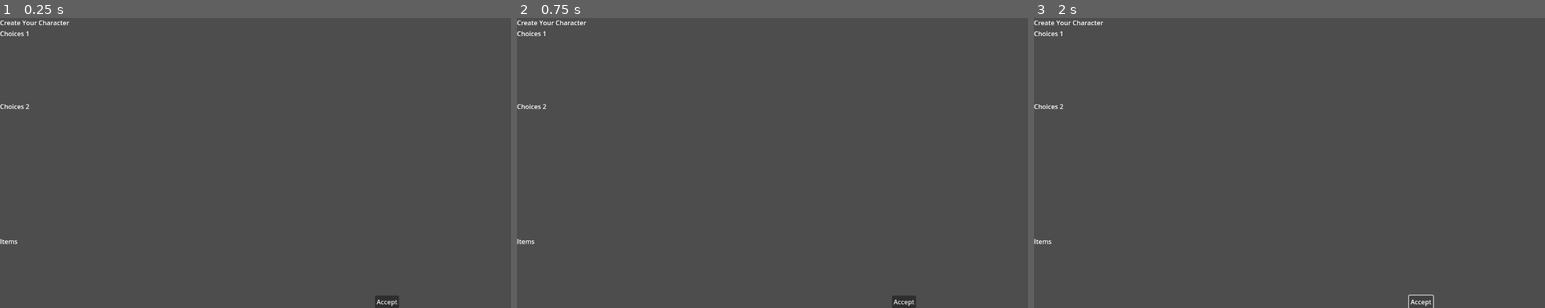
Above: before the commit, frames 1-3 (left to right).
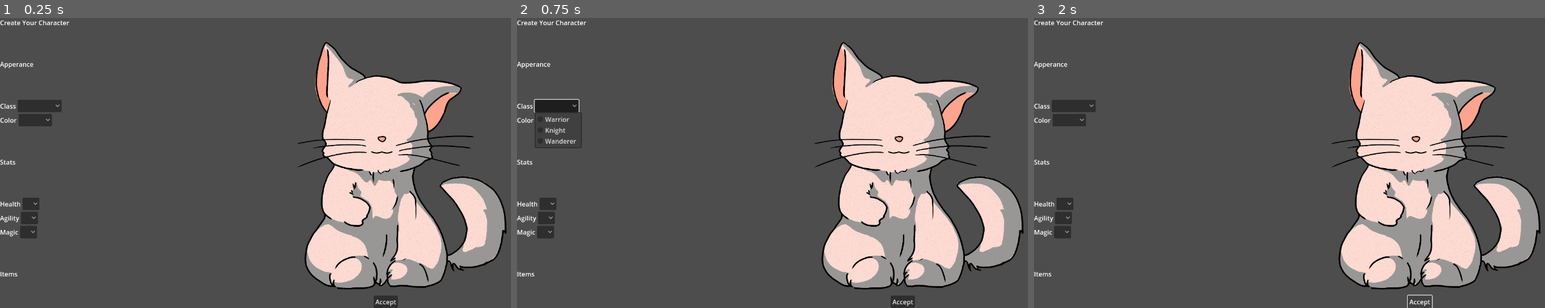
Above: after the commit, the same moments.

Repository: CommonParrot/MiniJam-Cat-Selection-Adventure
Game: Godot game, scene res://Screens/character_selection_screen.tscn
Two runs of this game, one before a commit and one after it. Both use one fixed random seed, a clock stepped at 60 frames per second and the inputs below. The project has no main scene, so this scene is started directly.
Inputs (mouse positions are in pixels of both pictures, inside the frame that each line leads up to):
- Up to frame 1 (0.25 s): no input
- Up to frame 2 (0.75 s): click (557, 105) at 0.52 s
- Up to frame 3 (2 s): click "Accept" at 1.25 s

The runs differ from the first frame. In frame 1, 21% of the frame differs, in the area x 0-100%, y 4-100%; in frame 2, 21%; in frame 3, 21%.

Commit message:
UI changes

Diff:
--- /dev/null
+++ b/Screens/OptionName.gd
@@ -0,0 +1,14 @@
+extends OptionButton
+
+# Called when the node enters the scene tree for the first time.
+func _ready():
+	pass # Replace with function body.
+
+
+# Called every frame. 'delta' is the elapsed time since the previous frame.
+func _process(delta):
+	pass
+
+
+func _on_item_selected(index):
+	pass # Replace with function body.
--- a/Screens/character_selection_screen.tscn
+++ b/Screens/character_selection_screen.tscn
@@ -1,30 +1,26 @@
 [gd_scene load_steps=3 format=3 uid="uid://youox4cuc70m"]
 
-[ext_resource type="PackedScene" uid="uid://dpprlvlqvbstu" path="res://Screens/Statlist.tscn" id="1_hfvfn"]
-[ext_resource type="PackedScene" uid="uid://c874qj1urrdtj" path="res://Screens/Cat.tscn" id="2_e2hk4"]
+[ext_resource type="Script" path="res://Screens/OptionName.gd" id="1_d0j74"]
+[ext_resource type="Texture2D" uid="uid://5v5eg7cjj6np" path="res://images/White_Cat.png" id="1_rqi7e"]
 
-[node name="characte_creation" type="Control"]
-layout_mode = 3
-anchors_preset = 15
-anchor_right = 1.0
-anchor_bottom = 1.0
-grow_horizontal = 2
-grow_vertical = 2
-size_flags_horizontal = 3
-size_flags_vertical = 3
-
-[node name="VBoxContainer" type="VBoxContainer" parent="."]
-layout_mode = 1
+[node name="Character creation" type="MarginContainer"]
 anchors_preset = 15
 anchor_right = 1.0
 anchor_bottom = 1.0
 grow_horizontal = 2
 grow_vertical = 2
 
+[node name="VBoxContainer" type="VBoxContainer" parent="."]
+layout_mode = 2
+alignment = 1
+
 [node name="Character Select Title" type="Label" parent="VBoxContainer"]
 layout_mode = 2
 size_flags_vertical = 1
 text = "Create Your Character"
+
+[node name="MarginContainer" type="MarginContainer" parent="VBoxContainer"]
+layout_mode = 2
 
 [node name="HBoxContainer" type="HBoxContainer" parent="VBoxContainer"]
 layout_mode = 2
@@ -34,37 +30,135 @@
 layout_mode = 2
 size_flags_horizontal = 3
 
+[node name="Apperance" type="Label" parent="VBoxContainer/HBoxContainer/left"]
+layout_mode = 2
+size_flags_vertical = 6
+text = "Apperance
+"
+
 [node name="Class" type="HBoxContainer" parent="VBoxContainer/HBoxContainer/left"]
 layout_mode = 2
 
 [node name="label_Class" type="Label" parent="VBoxContainer/HBoxContainer/left/Class"]
 layout_mode = 2
 size_flags_vertical = 6
-text = "Choices 1"
+text = "Class"
 horizontal_alignment = 1
 
-[node name="statlist_Class" parent="VBoxContainer/HBoxContainer/left/Class" instance=ExtResource("1_hfvfn")]
+[node name="OptionButton" type="OptionButton" parent="VBoxContainer/HBoxContainer/left/Class"]
+layout_mode = 2
+item_count = 3
+popup/item_0/text = "Warrior"
+popup/item_0/id = 0
+popup/item_1/text = "Knight"
+popup/item_1/id = 1
+popup/item_2/text = "Wanderer"
+popup/item_2/id = 2
+
+[node name="Color" type="HBoxContainer" parent="VBoxContainer/HBoxContainer/left"]
 layout_mode = 2
 
-[node name="Label2" type="Label" parent="VBoxContainer/HBoxContainer/left"]
+[node name="label_Class" type="Label" parent="VBoxContainer/HBoxContainer/left/Color"]
 layout_mode = 2
 size_flags_vertical = 6
-text = "Choices 2"
+text = "Color"
+horizontal_alignment = 1
 
-[node name="Label" type="Label" parent="VBoxContainer/HBoxContainer/left"]
+[node name="OptionButton" type="OptionButton" parent="VBoxContainer/HBoxContainer/left/Color"]
+layout_mode = 2
+item_count = 3
+popup/item_0/text = "White"
+popup/item_0/id = 0
+popup/item_1/text = "Black"
+popup/item_1/id = 1
+popup/item_2/text = "Brown"
+popup/item_2/id = 2
+
+[node name="Stats" type="Label" parent="VBoxContainer/HBoxContainer/left"]
+layout_mode = 2
+size_flags_vertical = 6
+text = "Stats
+"
+
+[node name="Health" type="HBoxContainer" parent="VBoxContainer/HBoxContainer/left"]
+layout_mode = 2
+
+[node name="label_Class" type="Label" parent="VBoxContainer/HBoxContainer/left/Health"]
+layout_mode = 2
+size_flags_vertical = 6
+text = "Health"
+horizontal_alignment = 1
+
+[node name="OptionButton" type="OptionButton" parent="VBoxContainer/HBoxContainer/left/Health"]
+layout_mode = 2
+item_count = 3
+popup/item_0/text = "2"
+popup/item_0/id = 0
+popup/item_1/text = "5"
+popup/item_1/id = 1
+popup/item_2/text = "7"
+popup/item_2/id = 2
+script = ExtResource("1_d0j74")
+
+[node name="Agility" type="HBoxContainer" parent="VBoxContainer/HBoxContainer/left"]
+layout_mode = 2
+
+[node name="label_Class" type="Label" parent="VBoxContainer/HBoxContainer/left/Agility"]
+layout_mode = 2
+size_flags_vertical = 6
+text = "Agility"
+horizontal_alignment = 1
+
+[node name="OptionButton" type="OptionButton" parent="VBoxContainer/HBoxContainer/left/Agility"]
+layout_mode = 2
+item_count = 3
+popup/item_0/text = "2"
+popup/item_0/id = 0
+popup/item_1/text = "5"
+popup/item_1/id = 1
+popup/item_2/text = "7"
+popup/item_2/id = 2
+
+[node name="Magic" type="HBoxContainer" parent="VBoxContainer/HBoxContainer/left"]
+layout_mode = 2
+
+[node name="Label" type="Label" parent="VBoxContainer/HBoxContainer/left/Magic"]
+layout_mode = 2
+size_flags_vertical = 6
+text = "Magic"
+horizontal_alignment = 1
+
+[node name="OptionButton" type="OptionButton" parent="VBoxContainer/HBoxContainer/left/Magic"]
+layout_mode = 2
+item_count = 3
+popup/item_0/text = "2"
+popup/item_0/id = 0
+popup/item_1/text = "5"
+popup/item_1/id = 1
+popup/item_2/text = "7"
+popup/item_2/id = 2
+
+[node name="Items" type="Label" parent="VBoxContainer/HBoxContainer/left"]
 layout_mode = 2
 size_flags_vertical = 6
 text = "Items"
 
-[node name="VBoxContainer" type="VBoxContainer" parent="VBoxContainer/HBoxContainer"]
+[node name="right" type="VBoxContainer" parent="VBoxContainer/HBoxContainer"]
 layout_mode = 2
 size_flags_horizontal = 3
 alignment = 2
 
-[node name="Cat" parent="VBoxContainer/HBoxContainer/VBoxContainer" instance=ExtResource("2_e2hk4")]
+[node name="Cat" type="TextureRect" parent="VBoxContainer/HBoxContainer/right"]
 layout_mode = 2
+texture = ExtResource("1_rqi7e")
+expand_mode = 4
 
-[node name="Button" type="Button" parent="VBoxContainer/HBoxContainer/VBoxContainer"]
+[node name="Button" type="Button" parent="VBoxContainer/HBoxContainer/right"]
 layout_mode = 2
 size_flags_horizontal = 4
 text = "Accept"
+
+[node name="MarginContainer" type="MarginContainer" parent="VBoxContainer/HBoxContainer"]
+layout_mode = 2
+
+[connection signal="item_selected" from="VBoxContainer/HBoxContainer/left/Health/OptionButton" to="VBoxContainer/HBoxContainer/left/Health/OptionButton" method="_on_item_selected"]
Binary file added: Screens/White_Cat.png
Not shown, added: Screens/White_Cat.png.import
Binary file added: images/White_Cat.png
Not shown, added: images/White_Cat.png.import
